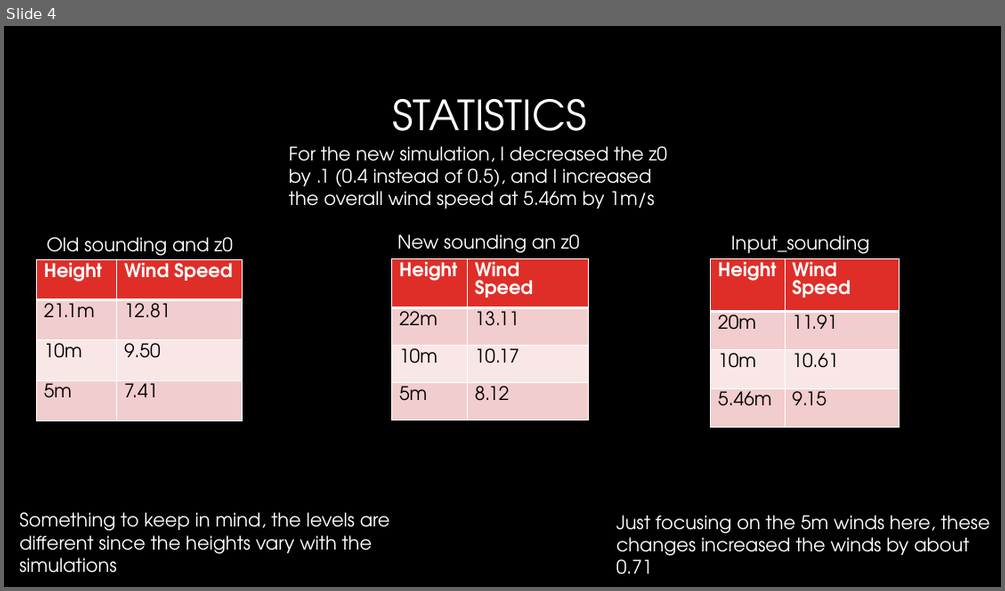
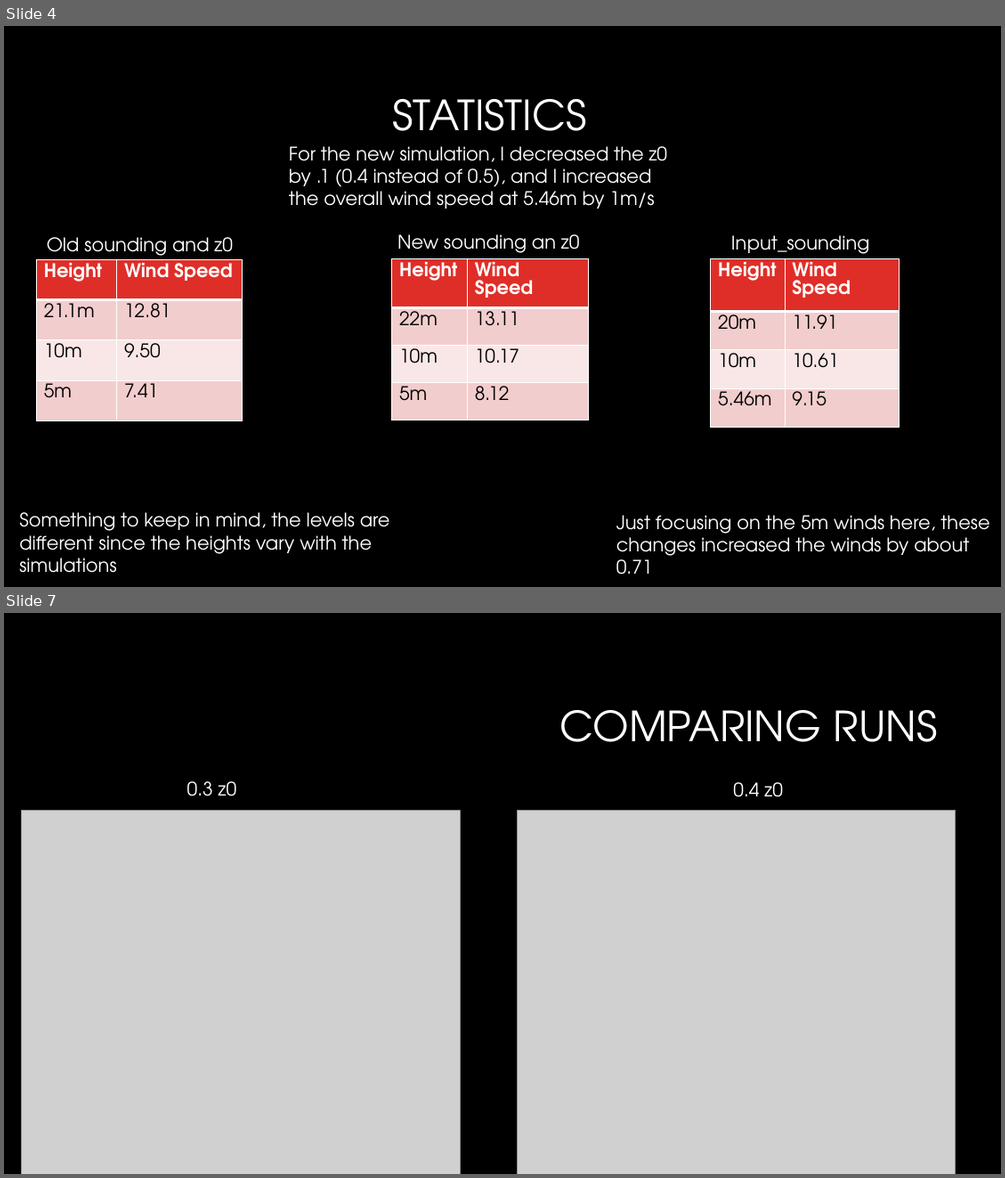
Before and after one commit to Jeremy-Benik/Meeting_Notes, a slide deck: 09022022_Presentation.pptx. Shown one above the other, each under a label of ours: slide 4 before the commit, slides 4 and 7 after it; the slides between them are not shown. The pictures are 1005x591 and 1005x1178 pixels, drawn with LibreOffice and Linux fonts; fonts in the diff are those of the drawing; grey boxes stand for pictures; background and template pictures are left out. Boxes give left, top, right and bottom in pixels: in the first picture for what was removed or moved away, otherwise in the second. Text is boxed around its words. In the diff, an @@ line names an element or a change of style, - is before the commit and + after.

```diff
--- a/09022022_Presentation.pptx
+++ b/09022022_Presentation.pptx
@@ slide 7 added at box(4, 613, 1001, 1174), background #000000 @@
@@ title added at box(560, 710, 937, 742), 40 pt, text #FFFFFF @@
+COMPARING RUNS
@@ text added at box(187, 781, 237, 796), 18 pt, text #FFFFFF @@
+0.3 z0
@@ text added at box(733, 782, 783, 797), 18 pt, text #FFFFFF @@
+0.4 z0
@@ picture added at box(22, 811, 461, 1174) @@
@@ picture added at box(518, 811, 956, 1174) @@
```
Also in this commit, not shown: 1 slide changed, 4 other slides added, 1 slide removed.
